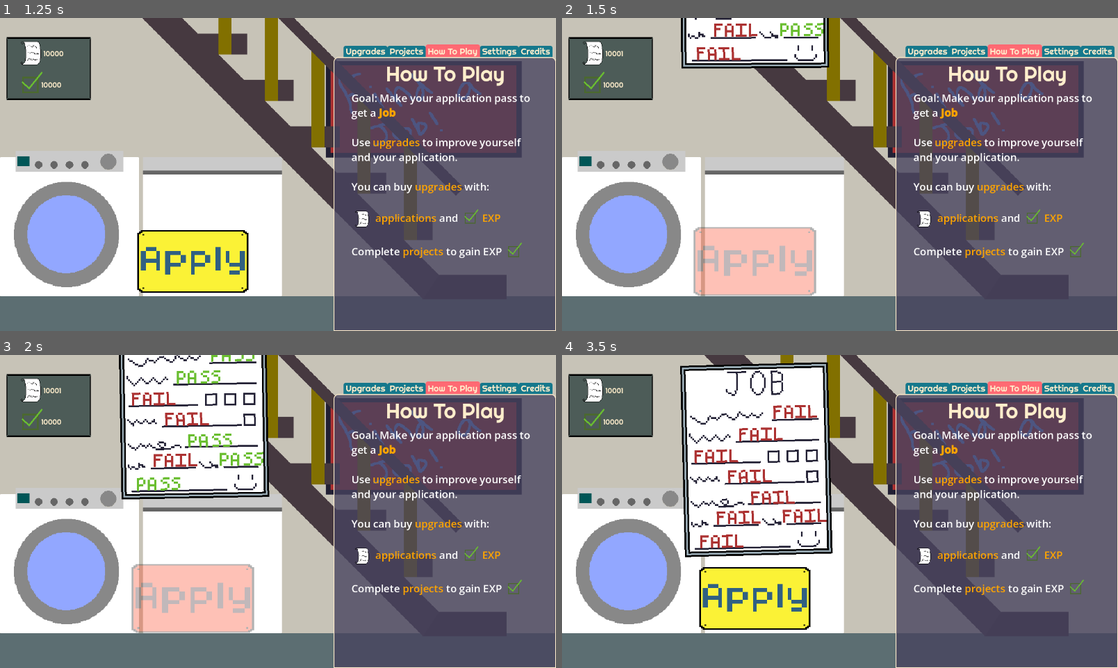
Above: before the commit, frames 1-4 (two rows, left to right).
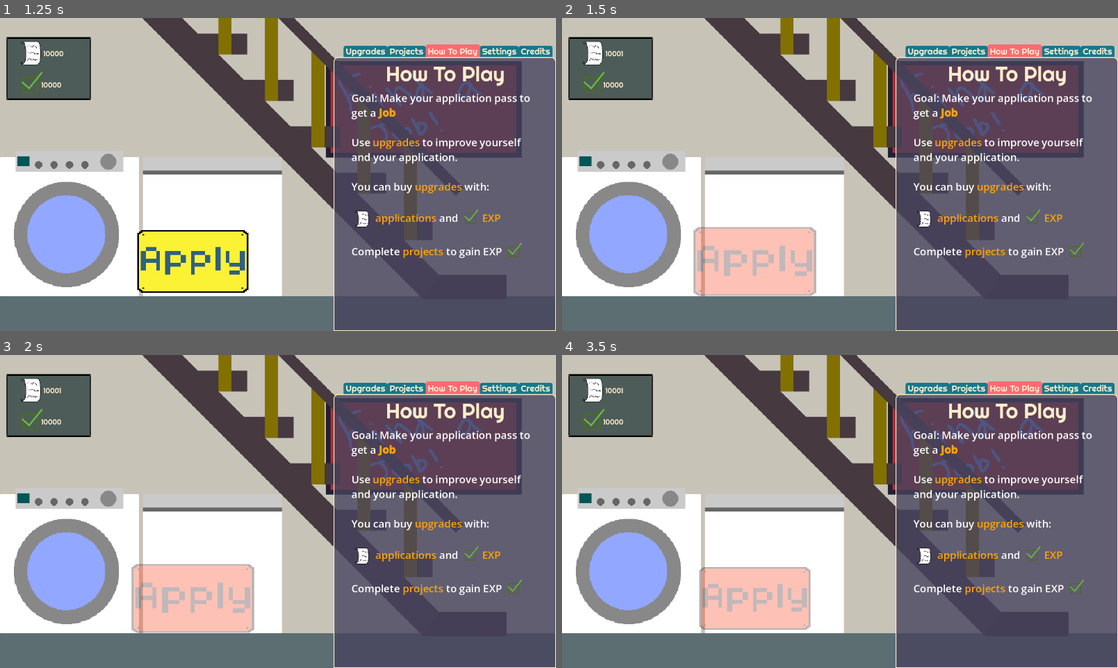
Above: after the commit, the same moments.

Repository: OrangePainting/in-this-economy
Game: Godot game, scene res://Scenes/main_menu.tscn
Two runs of this game, one before a commit and one after it. Both use one fixed random seed, a clock stepped at 60 frames per second and the inputs below.
Inputs (mouse positions are in pixels of both pictures, inside the frame that each line leads up to):
- Up to frame 1 (1.25 s): click "Start Game" at 0.5 s
- Up to frame 2 (1.5 s): click (756, 262) at 1.25 s
- Up to frame 3 (2 s): no input
- Up to frame 4 (3.5 s): move the mouse to (962, 495) at 2.02 s; move the mouse to (728, 527) at 2.77 s

Frame 1 is identical in both runs. In frame 2, 4.2% of the frame differs, in the area x 21-49%, y 0-17%; in frame 3, 12%; in frame 4, 18%, in the area x 21-49%, y 2-88%.
Error after the commit: Invalid access to property or key 'game_over' on a base object of type 'PackedScene'. (res://Scripts/main.gd:30)

Commit message:
More optimizations done
Krish Konda
17:35 06/23/26

Just in case

Diff:
--- a/Scripts/Autoloads/global_data.gd
+++ b/Scripts/Autoloads/global_data.gd
@@ -83,7 +83,6 @@
 	total_apps -= upgrade.app_costs[level]
 	experience -= upgrade.exp_costs[level]
 	upgrades_bought[upgrade] = level + 1 # level + 1 = highest level bought
-	apply_upgrade(upgrade) # reload all the upgrade effects to update with newly bought upgrade
 	stats = BASE_STATS.duplicate()
 	apply_upgrades()
 	currency_changed.emit()
@@ -110,6 +109,7 @@
 	experience = 10000 # CHANGE THIS TO SOMETHING ELSE WHEN FINALLY DONE WITH THE GAME
 	total_apps = 10000 # CHANGE THIS TO SOMETHING ELSE WHEN FINALLY DONE WITH THE GAME
 	finished_game = false
+	total_time = 0
 
 
 # The Goal: Make something to go into the projects tab to gain experience
--- a/Scripts/Projects/grid_game_manager.gd
+++ b/Scripts/Projects/grid_game_manager.gd
@@ -14,9 +14,10 @@
 
 const Spike = preload("res://Scenes/Projects/spike.tscn")
 var num_spikes: int
-var spikes = []
+var spikes = [Spike]
 
 var starting_time = 30.0
+var last_display = -1.0
 
 const PADDING = 10
 
@@ -96,7 +97,10 @@
 # Called every frame. 'delta' is the elapsed time since the previous frame.
 func _process(delta: float) -> void:
 	total_time += delta
-	%TimeLabel.text = "Time Left: %.2f" % (starting_time - snappedf(total_time, 0.01))
+	var display = snappedf(starting_time - total_time, 0.01)
+	if display != last_display:
+		last_display = display
+		%TimeLabel.text = "Time Left: %.2f" % display
 
 func change_direction() -> void:
 	current_direction = (current_direction + 1) % 4
--- a/Scripts/Projects/person.gd
+++ b/Scripts/Projects/person.gd
@@ -30,7 +30,7 @@
 
 	move(dir)
 
-func set_pos(x, y) -> void:
+func set_pos(x, y) -> void: # Fix later to match move function, still works tho
 	player_pos = Vector2(x, y)
 	position = player_pos * grid.CELL_SIZE
 
--- a/Scripts/main.gd
+++ b/Scripts/main.gd
@@ -1,7 +1,7 @@
 extends Node2D
 
 @onready var button = $SpinButton
-var documents: Array = []
+var documents: Array = [SpinnerDocument]
 
 const SpinnerDocument = preload("res://Scenes/spinner_document.tscn")
 
@@ -12,11 +12,12 @@
 
 # Called every frame. 'delta' is the elapsed time since the previous frame.
 func _process(delta: float) -> void:
-	GlobalData.total_time += delta
+	GlobalData.total_time += delta # Change later to use Time.get_ticks_msec()
+	Time.get_ticks_msec()
 
 
 func _on_spin_button_pressed() -> void:
-	button.disabled = true # Add disabled button sprite here too
+	button.disabled = true
 	button.modulate = Color(1.0, 0.2, 0.2, 0.3)
 	AudioController.play_apply()
 
--- a/Scripts/main_menu.gd
+++ b/Scripts/main_menu.gd
@@ -40,6 +40,7 @@
 		t.tween_property(background_panel, "position", position_to_move_to, wait_time)
 		t.set_trans(t.TRANS_CUBIC)
 		await get_tree().create_timer(wait_time).timeout
+		if not is_inside_tree(): return
 
 
 func setup_button_hover(button: Button) -> void:
--- a/Scripts/project_template.gd
+++ b/Scripts/project_template.gd
@@ -13,12 +13,13 @@
 	time_left = time
 	if timer_tween: timer_tween.kill()
 	timer_tween = create_tween()
-	timer_tween.tween_callback(func(): queue_free()).set_delay(time) # timeout
+	timer_tween.set_parallel(true)
+	timer_tween.tween_property(%ProgressBar, "scale:x", 0.0, time)
+	timer_tween.tween_callback(queue_free).set_delay(time)
 
 # Called every frame. 'delta' is the elapsed time since the previous frame.
 func _process(delta: float) -> void:
-	time_left -= delta
-	%ProgressBar.scale.x = time_left / total_time
+	pass
 
 func display_text(text: String) -> void:
 	%NameLabel.text = text
--- a/Scripts/projects.gd
+++ b/Scripts/projects.gd
@@ -42,6 +42,7 @@
 	if overlay:
 		overlay.queue_free()
 		overlay = null # just in case
+		# Add experience gain here
 
 # Called every frame. 'delta' is the elapsed time since the previous frame.
 func _process(delta: float) -> void:
--- a/Scripts/spinner_document.gd
+++ b/Scripts/spinner_document.gd
@@ -3,7 +3,7 @@
 signal game_over
 
 const Result = preload("res://Scenes/result.tscn")
-var result_nodes: Array = []
+var result_nodes: Array = [Result]
 
 @export var button: TextureButton
 
@@ -53,8 +53,9 @@
 func play_document_animation():
 	# fall down to original position
 	# tween to slight rotation angle
-	create_tween().tween_property(self, "position", Vector2(272, 25), GlobalData.stats["spin_time"]).set_trans(Tween.TRANS_CUBIC).set_ease(Tween.EASE_OUT)
-	create_tween().tween_property(self, "rotation_degrees", randf_range(-5, 5), GlobalData.stats["spin_time"]).set_trans(Tween.TRANS_CUBIC).set_ease(Tween.EASE_OUT)
+	var t = create_tween().set_parallel(true)
+	t.tween_property(self, "position", Vector2(272, 25), GlobalData.stats["spin_time"]).set_trans(Tween.TRANS_CUBIC).set_ease(Tween.EASE_OUT)
+	t.tween_property(self, "rotation_degrees", randf_range(-5, 5), GlobalData.stats["spin_time"]).set_trans(Tween.TRANS_CUBIC).set_ease(Tween.EASE_OUT)
 
 # used log function previously, but a power function is probably better and cleaner here
 # goal is to make a lot of flips at the beginning, flips become more sparse when nearing the end
